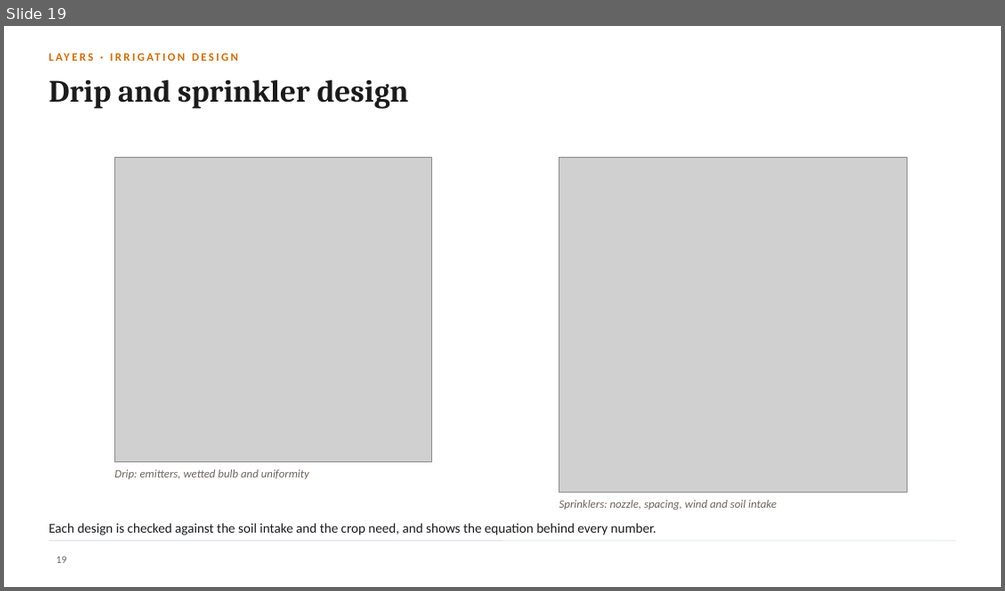
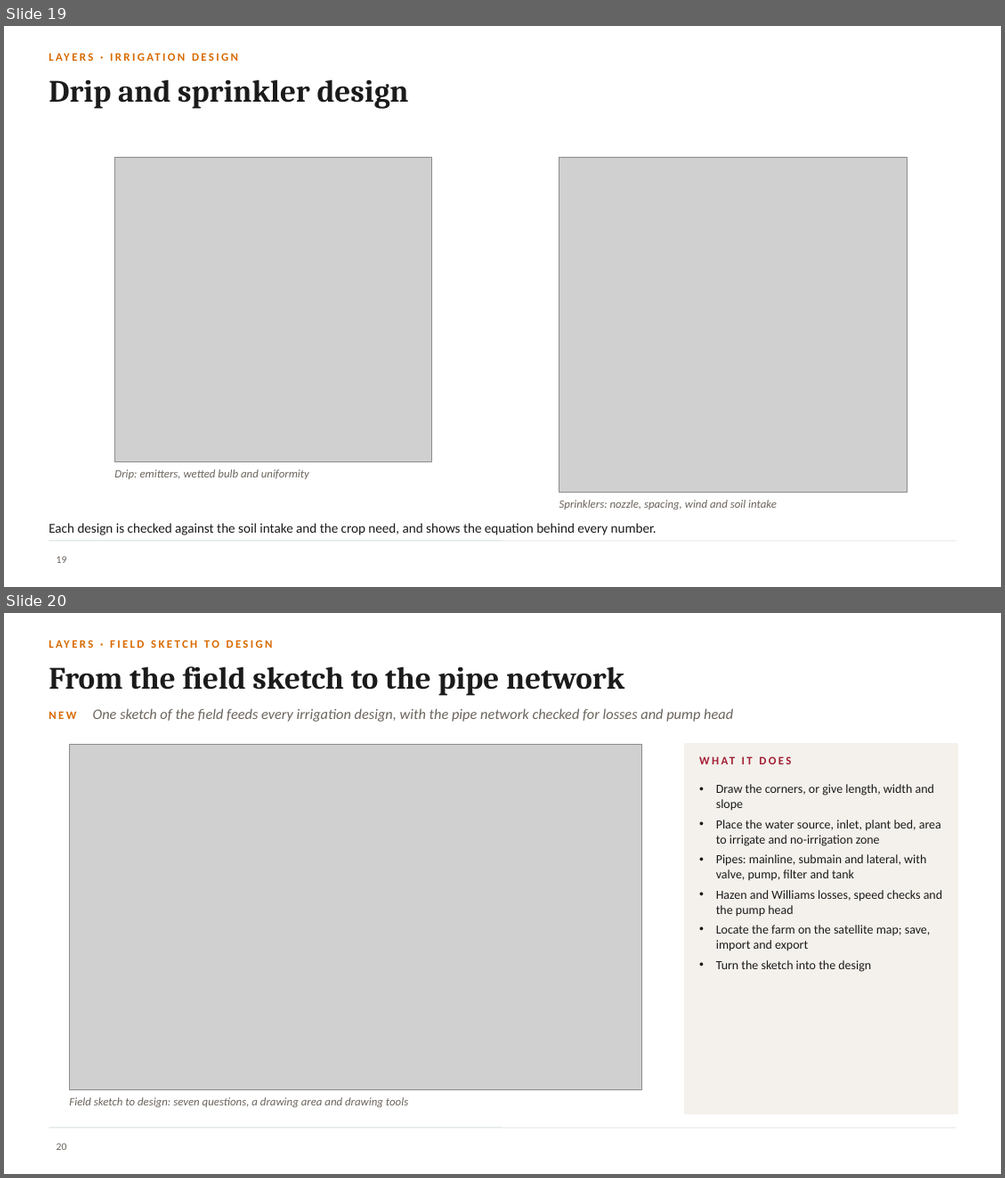
Before and after one commit to halilunaziru73-creator/Coupled-Water-Fluxes-Pore-Scale-Dynamics-Precision-Irrigation-Mulching-Feedback-Loops, a slide deck: Manuscripts/pdf/Supplementary/SWAFL_Presentation.pptx. Shown one above the other, each under a label of ours: slide 19 before the commit, slides 19 and 20 after it. The pictures are 1005x591 and 1005x1178 pixels, drawn with LibreOffice and Linux fonts; fonts in the diff are those of the drawing; grey boxes stand for pictures; background and template pictures are left out. Boxes give left, top, right and bottom in pixels: in the first picture for what was removed or moved away, otherwise in the second. Text is boxed around its words. In the diff, an @@ line names an element or a change of style, - is before the commit and + after.

Commit message:
Presentation: real Daisy run figures, field sketch and pipe network slide, version 1.1.0 news, layer counts as in the description

```diff
--- a/Manuscripts/pdf/Supplementary/SWAFL_Presentation.pptx
+++ b/Manuscripts/pdf/Supplementary/SWAFL_Presentation.pptx
@@ slide 20 added at <box>4,613,1001,1174</box>, background #FFFFFF; not listed: 1 template element that a slide beside it also shows @@
@@ text added at <box>48,637,722,659</box>, 11 pt, text #D86A00, bold @@
+LAYERS · FIELD SKETCH TO DESIGN
@@ title added at <box>48,666,624,696</box>, 30 pt, text #1B1B1B, bold @@
+From the field sketch to the pipe network
@@ text added at <box>48,708,733,722</box>, 14 pt, text #6B645C, italic @@
+NEW One sketch of the field feeds every irrigation design, with the pipe network checked for losses and pump head
@@ picture added at <box>69,744,641,1090</box> @@
@@ rectangle added at <box>685,744,957,1114</box>, fill #F4F1EC, outline #F4F1EC 1 pt @@
@@ text added at <box>699,754,947,776</box>, 11 pt, text #A31F34, bold @@
+WHAT IT DOES
@@ text added at <box>716,784,942,972</box>, 12 pt, text #1B1B1B @@
+• Draw the corners, or give length, width and slope
+• Place the water source, inlet, plant bed, area to irrigate and no-irrigation zone
+• Pipes: mainline, submain and lateral, with valve, pump, filter and tank
+• Hazen and Williams losses, speed checks and the pump head
+• Locate the farm on the satellite map; save, import and export
+• Turn the sketch into the design
@@ text added at <box>69,1097,408,1107</box>, 11 pt, text #6B645C, italic @@
+Field sketch to design: seven questions, a drawing area and drawing tools
@@ page number added at <box>57,1143,67,1150</box>, 10 pt, text #6B645C @@
+20
```
Also in this commit, not shown: 3 slides changed, 1 other slide added, 1 slide removed.
